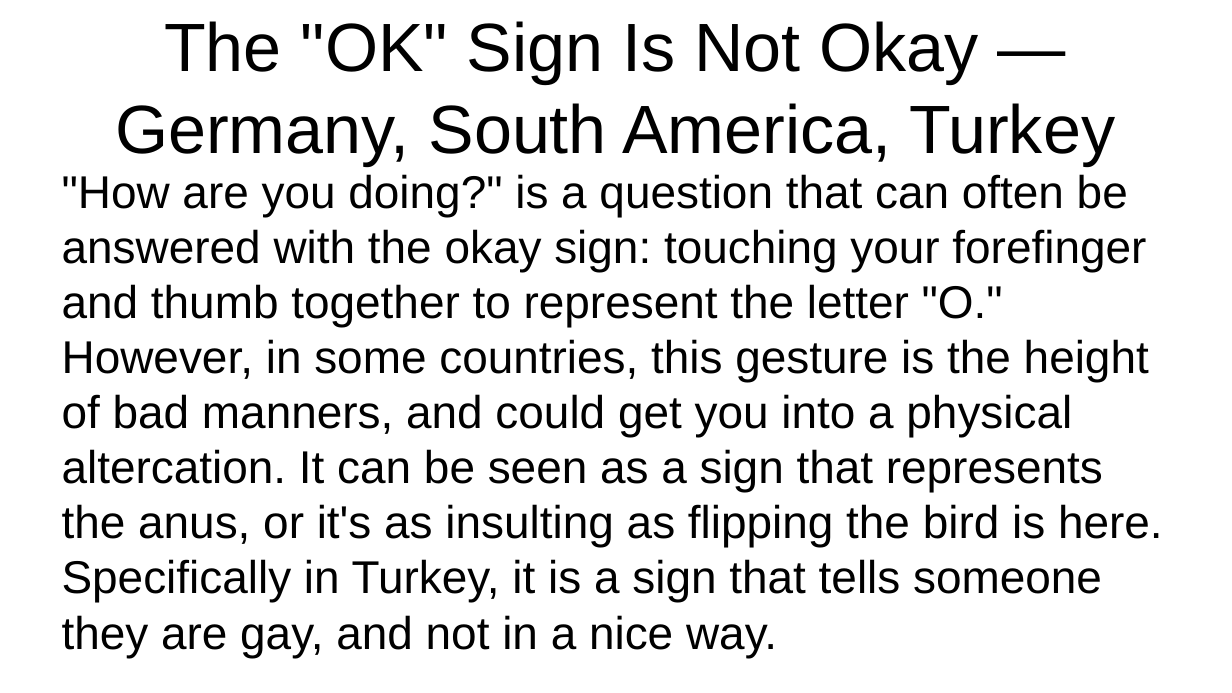
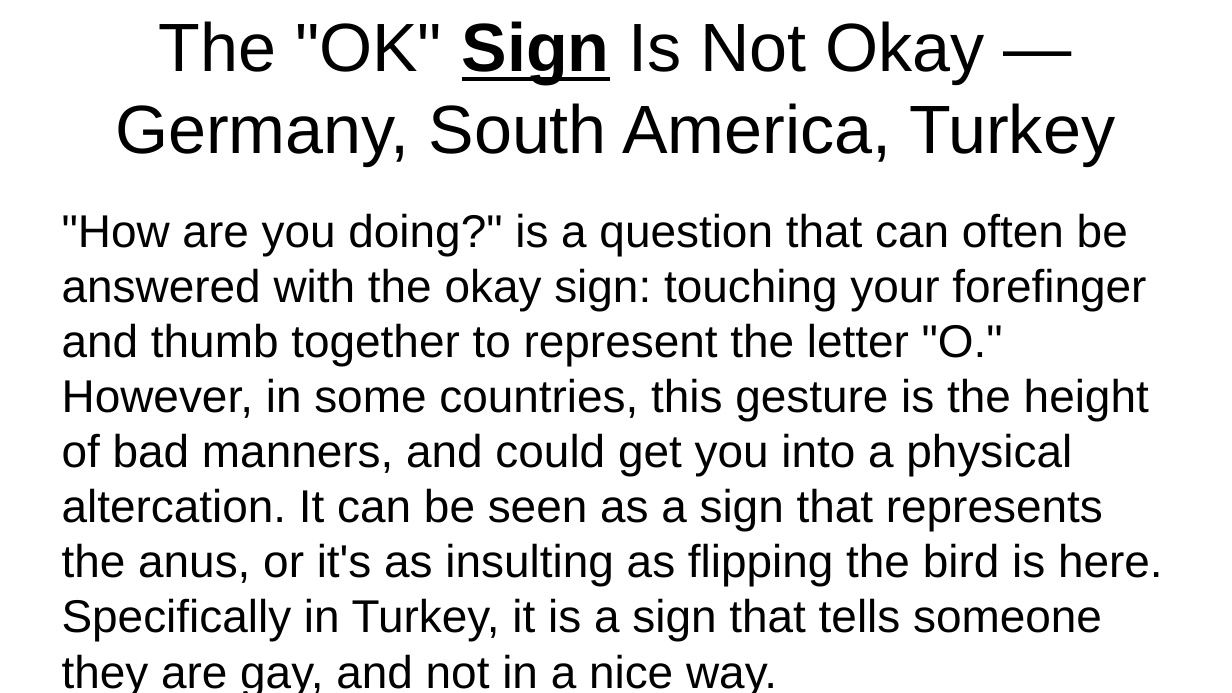
Before and after one commit to Catalinhimself/UTM, a slide deck: slide 11 of eng/manners/manners around the world.odp. Drawn at 1232x693 pixels with LibreOffice and Linux fonts; fonts in the diff are those of the drawing. Boxes give left, top, right and bottom in pixels: in the first picture for what was removed or moved away, otherwise in the second. Text is boxed around its words. In the diff, an @@ line names an element or a change of style, - is before the commit and + after.

```diff
--- a/eng/manners/manners around the world.odp
+++ b/eng/manners/manners around the world.odp
@@ title "The "OK" Sign Is Not ..." at (115,21,1115,166): bold on, underline on in "Sign" @@
@@ text ""How are you doing?" is ...": place and size @@
-text ""How are you doing?" is ..." at (62,174,1163,657)
+text ""How are you doing?" is ..." at (62,213,1163,693)
```
Also in this commit, not shown: 10 other slides changed, 34 other files.
